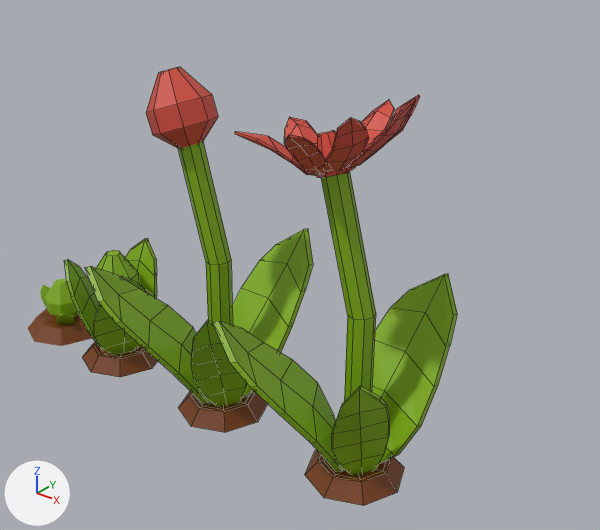
Two versions of the Blender file BlendFiles/Flower.blend, one commit apart.
Camera for both pictures: a 50 mm lens placed at (1.806, -1.382, 1.508), pointed at (0.402, 0.374, 0.42). The axes (+X, +Y, +Z) are drawn at lower left. The lights are the same throughout. Mesh edges are drawn as thin lines on the coarser meshes.

The first picture shows 'Stage0', 'Stage1', 'Stage2', 'Stage3'.
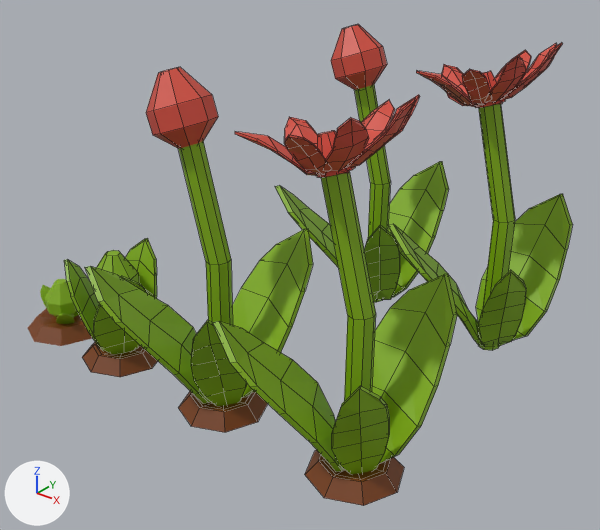
The change, as a diff of the scene's bpy script:
```diff
--- a/BlendFiles/Flower.blend.py
+++ b/BlendFiles/Flower.blend.py
@@ me_cylinder_008 @@
+me_cylinder_008.from_pydata(...)  # 400 vertices, 368 faces; spans x -2.25..1.12, y -2.04..2.58, z 0.18..7.54
+# faces by material slot: [120, 248]
+me_cylinder_008.materials.append(mat_plantcolor)  # green #80ad07
+me_cylinder_008.materials.append(mat_flowercolor)  # red #d14c3c
@@ me_cylinder_007 @@
+me_cylinder_007.from_pydata(...)  # 180 vertices, 162 faces; spans x -2.07..1.12, y -2.04..2.58, z 0.18..7.34
+# faces by material slot: [121, 41]
+me_cylinder_007.materials.append(mat_plantcolor)  # green #80ad07
+me_cylinder_007.materials.append(mat_flowercolor)  # red #d14c3c
@@ ob_stage3_withoutdirt @@
+ob_stage3_withoutdirt = bpy.data.objects.new('Stage3_withoutDirt', me_cylinder_008)
+ob_stage3_withoutdirt.location = (0.875, 0.723, 0.128)
+ob_stage3_withoutdirt.scale = (0.127, 0.127, 0.127)
@@ ob_stage2_withoutdirt @@
+ob_stage2_withoutdirt = bpy.data.objects.new('Stage2_withoutDirt', me_cylinder_007)
+ob_stage2_withoutdirt.location = (0.425, 0.754, 0.131)
+ob_stage2_withoutdirt.scale = (0.127, 0.127, 0.127)
```

Where the change shows, as pixel boxes (x1, y1, x2, y2) in the pictures (600 x 530 px):
'Stage3_withoutDirt', added (green)
    after: (388, 43, 573, 350)
    faces in mat_plantcolor (green #80ad07): (388, 104, 573, 350)
    faces in mat_flowercolor (red #d14c3c): (416, 43, 562, 108)
'Stage2_withoutDirt', added (green)
    after: (275, 24, 449, 302)
    faces in mat_plantcolor (green #80ad07): (275, 84, 449, 302)
    faces in mat_flowercolor (red #d14c3c): (331, 24, 387, 90)
